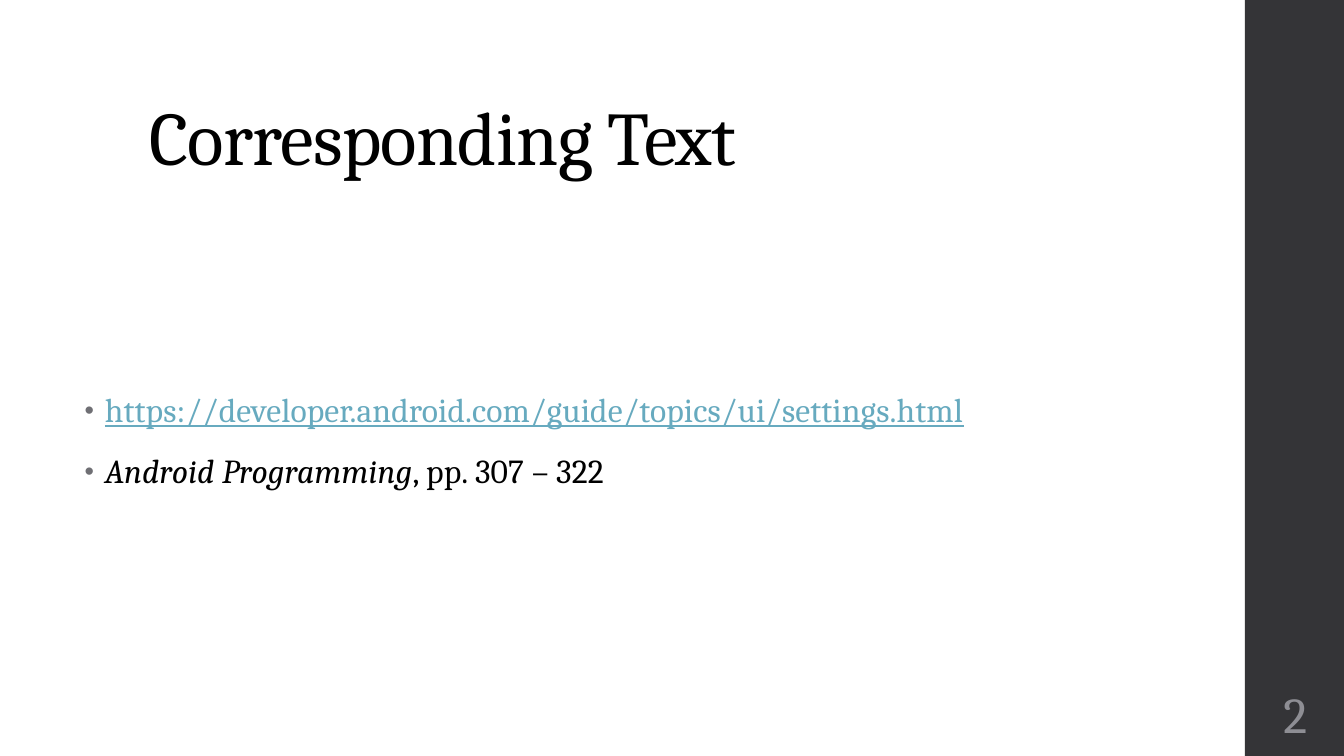
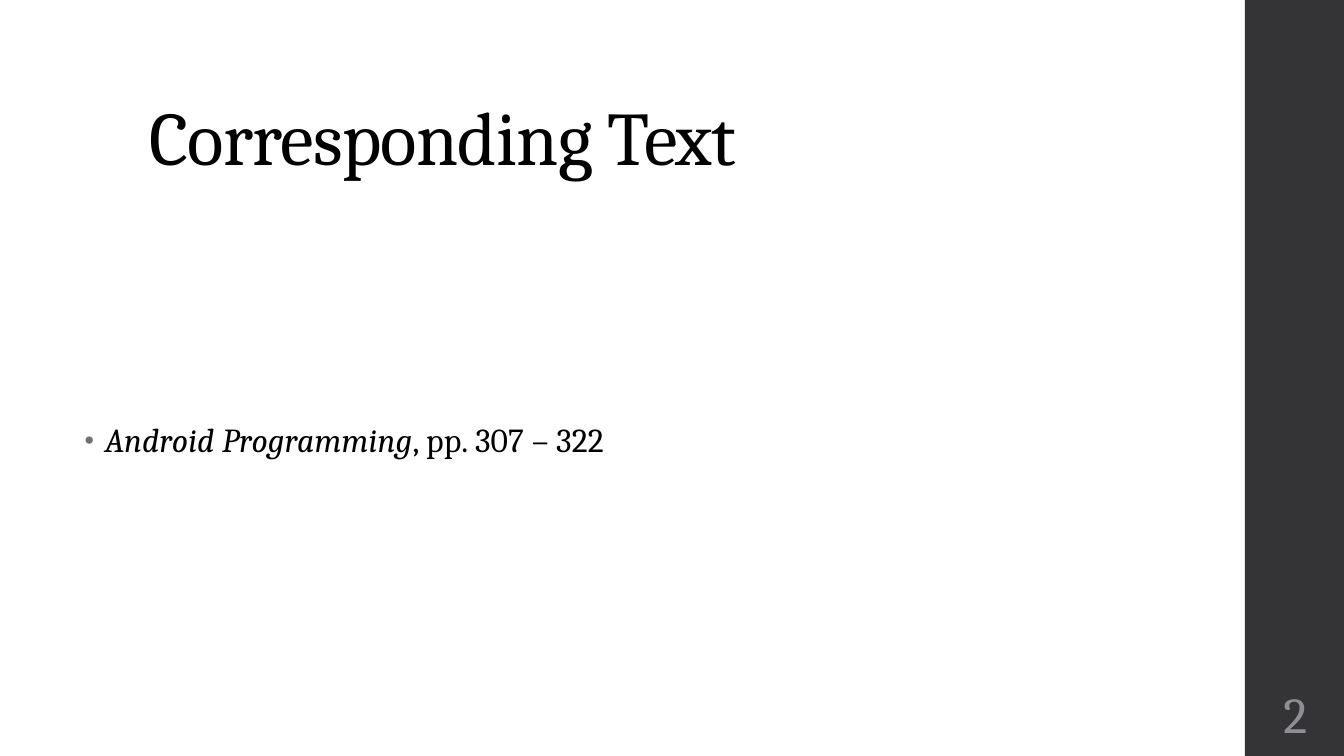
Before and after one commit to zarthur/CSCC-Android-Mobile-Applications-Notes, a slide deck: slide 2 of week_14/week_14.pptx. Drawn at 1344x756 pixels with LibreOffice and Linux fonts; fonts in the diff are those of the drawing. Boxes give left, top, right and bottom in pixels: in the first picture for what was removed or moved away, otherwise in the second. Text is boxed around its words. In the diff, an @@ line names an element or a change of style, - is before the commit and + after.

Commit message:
week 14/15: slides

```diff
--- a/week_14/week_14.pptx
+++ b/week_14/week_14.pptx
@@ text at [105,398,963,430]: paragraph removed @@
-• https://developer.android.com/guide/topics/ui/settings.html
```
Also in this commit, not shown: 1 other file.
